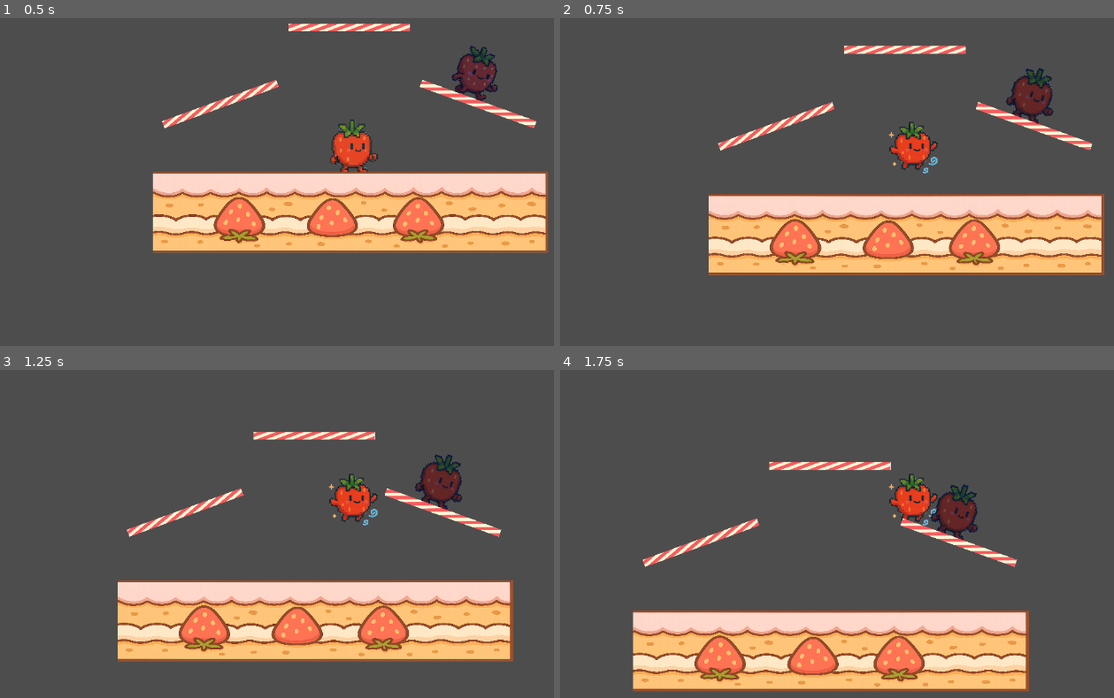
Above: before the commit, frames 1-4 (two rows, left to right).
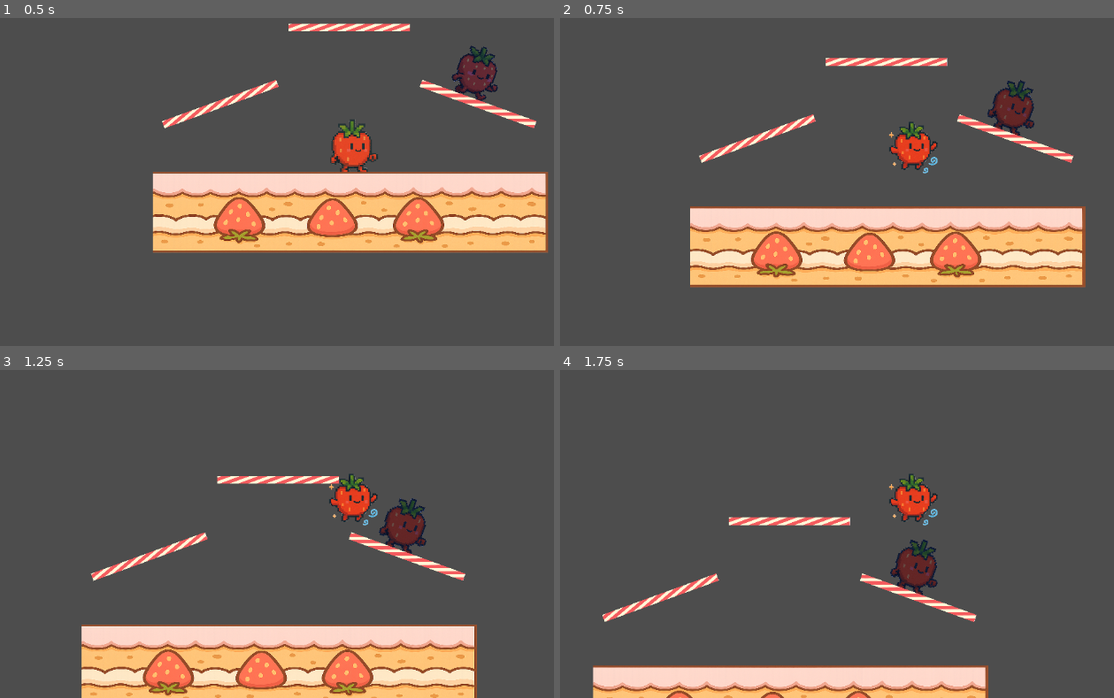
Above: after the commit, the same moments.

Repository: ktarrant/shortcake
Game: Godot game, scene res://scenes/main/Main.tscn
Two runs of this game, one before a commit and one after it. Both use one fixed random seed, a clock stepped at 60 frames per second and the inputs below.
Inputs:
- Up to frame 1 (0.5 s): no input
- Up to frame 2 (0.75 s): hold Right (move_right) from 0.53 s (still down); hold Up (jump) from 0.53 s (still down)
- Up to frame 3 (1.25 s): keep holding Right (move_right); keep holding Up (jump)
- Up to frame 4 (1.75 s): keep holding Right (move_right); release Up (jump) at 1.28 s; tap D (attack) at 1.35 s; tap Up (jump) at 1.52, 1.55 s

Frame 1 is identical in both runs. In frame 2, 23% of the frame differs, in the area x 23-99%, y 8-83%; in frame 3, 29%, in the area x 14-93%, y 18-100%; in frame 4, 24%.

Commit message:
fix jump velocity

Diff:
--- a/scripts/Player.gd
+++ b/scripts/Player.gd
@@ -2,11 +2,11 @@
 class_name Player
 
 @export var speed := 400.0
-@export var jump_force := 400.0
+@export var jump_force := 600.0
 @export var gravity := 400.0
 @export var max_jumps := 5
 @export var air_control_strength := 0.05
-@export var fast_fall_burst := 600.0
+@export var fast_fall_burst := 800.0
 @export var one_way_platform_layer := 3
 @export var jump_cutoff_factor := 0.5
 @export var character_tint := Color(1, 1, 1)
@@ -92,25 +92,23 @@
 		else:
 			input_velocity.x = lerp(input_velocity.x, 0.0, 0.1)
 
-	# input_velocity.y = 0  # always controlled by gravity/base_velocity
-
 	# Fast-fall / drop-through
 	if input_dir.y < -0.7:
 		if is_on_floor() and get_floor_normal().y < -0.7 and not dropped_through_platform:
 			set_collision_mask_value(one_way_platform_layer, false)
 			dropped_through_platform = true
-			input_velocity.y = fast_fall_burst
+			base_velocity.y = fast_fall_burst
 			can_fast_fall = false
 		elif not is_on_floor() and can_fast_fall:
-			input_velocity.y = fast_fall_burst
+			base_velocity.y = fast_fall_burst
 			can_fast_fall = false
 
 	# Jump
 	if Input.is_action_just_pressed("jump") and jump_count < max_jumps:
 		if is_on_floor():
-			input_velocity = get_floor_normal().normalized() * jump_force
-		else:
-			input_velocity += Vector2(0, -1) * jump_force
+			base_velocity = get_floor_normal().normalized() * jump_force
+		else:
+			base_velocity += Vector2(0, -1) * jump_force
 		jump_count += 1
 		can_fast_fall = true
 		jump_cut_applied = false
